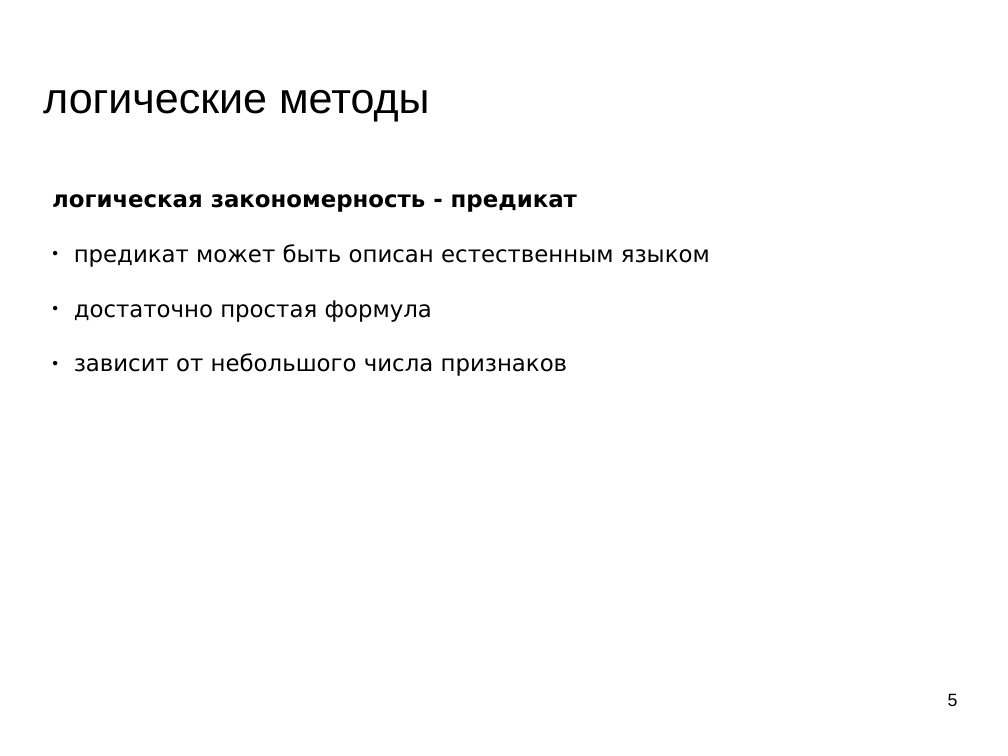
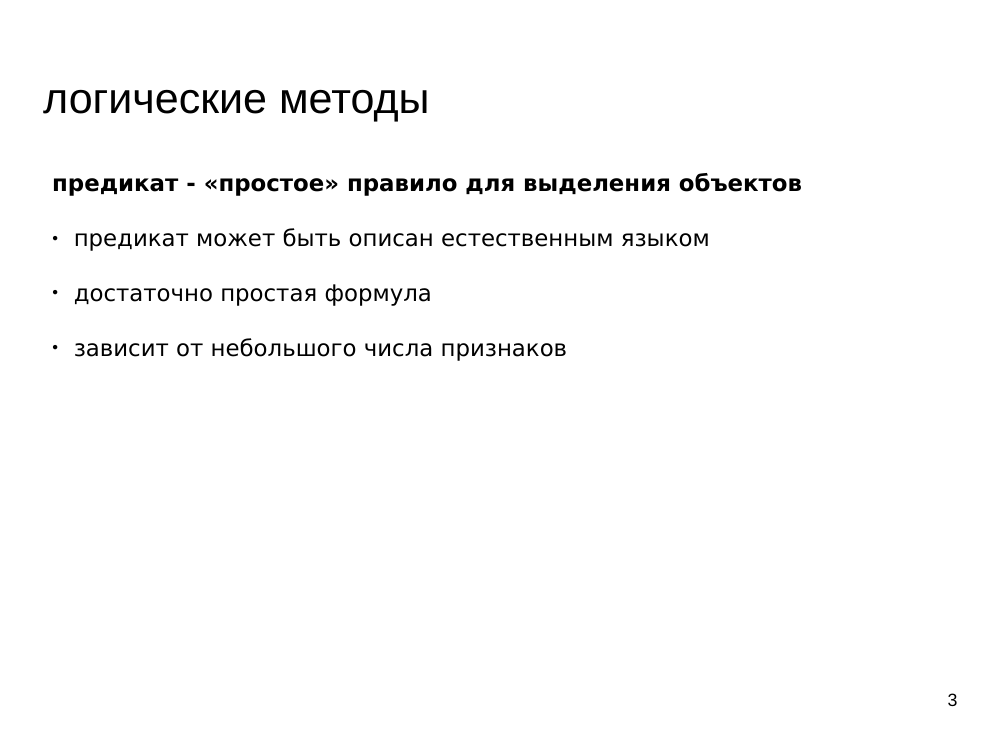
Before and after one commit to mechanoid5/ml_lectorium_legacy, a slide deck: slide 3 of 06-logical.odp (slide 5 before the commit). Drawn at 1008x756 pixels with LibreOffice and Linux fonts; fonts in the diff are those of the drawing; background and template pictures are left out. Boxes give left, top, right and bottom in pixels: in the first picture for what was removed or moved away, otherwise in the second. Text is boxed around its words. In the diff, an @@ line names an element or a change of style, - is before the commit and + after.

```diff
--- a/06-logical.odp
+++ b/06-logical.odp
@@ text "предикат - «простое» правило для ...": place and size @@
-text "предикат - «простое» правило для ..." at [52,194,710,376]
+text "предикат - «простое» правило для ..." at [52,173,802,361]
@@ text at [52,173,802,196]: text changed @@
-логическая закономерность - предикат
+предикат - «простое» правило для выделения объектов
@@ page number at [948,693,958,706]: text changed @@
-5
+3
```
Also in this commit, not shown: 19 other slides changed, 1 slide added, 12 slides removed, 1 other file.
